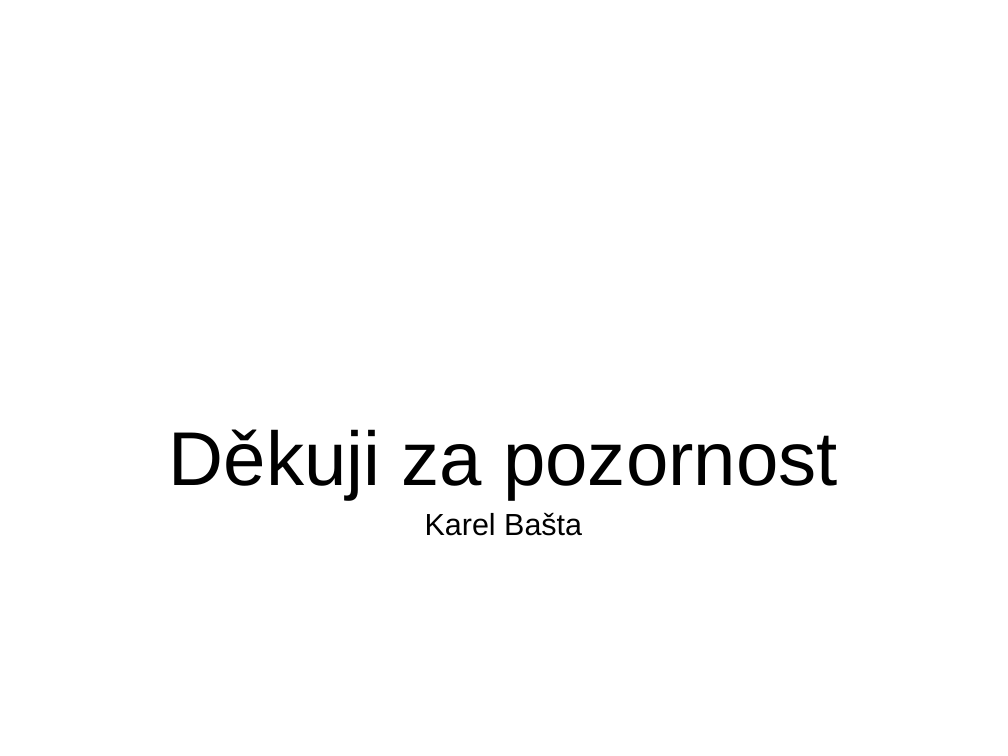
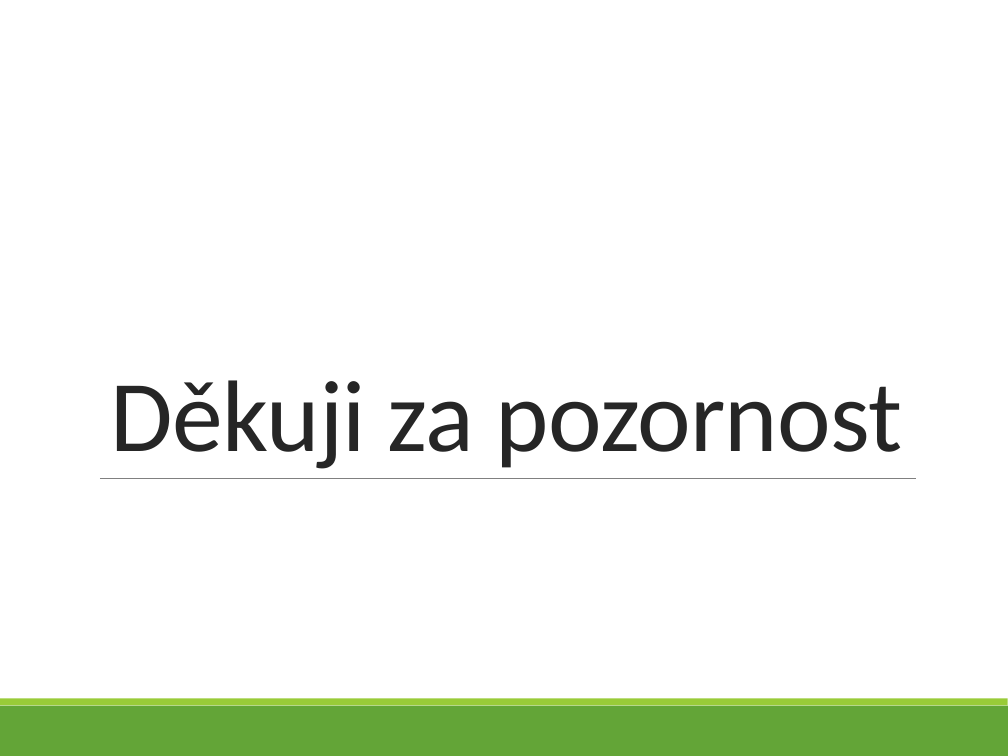
Before and after one commit to bastakka/graduation, a slide deck: slide 44 of Thesis/V4D Bašta Karel - 5 - VMware.pptx (slide 43 before the commit). Drawn at 1008x756 pixels with LibreOffice and Linux fonts; fonts in the diff are those of the drawing. Boxes give left, top, right and bottom in pixels: in the first picture for what was removed or moved away, otherwise in the second. Text is boxed around its words. In the diff, an @@ line names an element or a change of style, - is before the commit and + after.

```diff
--- a/Thesis/V4D Bašta Karel - 5 - VMware.pptx
+++ b/Thesis/V4D Bašta Karel - 5 - VMware.pptx
@@ title "Děkuji za pozornost": place and size @@
-title "Děkuji za pozornost" at (169, 429, 838, 500)
+title "Děkuji za pozornost" at (110, 380, 903, 469)
@@ title "Děkuji za pozornost" at (110, 380, 903, 469): size 60 to 80 pt, font Arial to Calibri, text colour #000000 to #262626, letter spacing 0 to -0.6 pt; line spacing 0.93 to 0.85 @@
@@ line added from (100, 479) to (917, 479), #808080 0.5 pt @@
@@ text removed at (425, 512, 582, 536) @@
-Karel Bašta
@@ rectangle added at (0, 706, 1008, 756), fill #63A537 @@
@@ rectangle added at (0, 699, 1008, 706), fill #99CB38 @@
```
Also in this commit, not shown: 42 other slides changed, 1 slide added, 5 other files.
